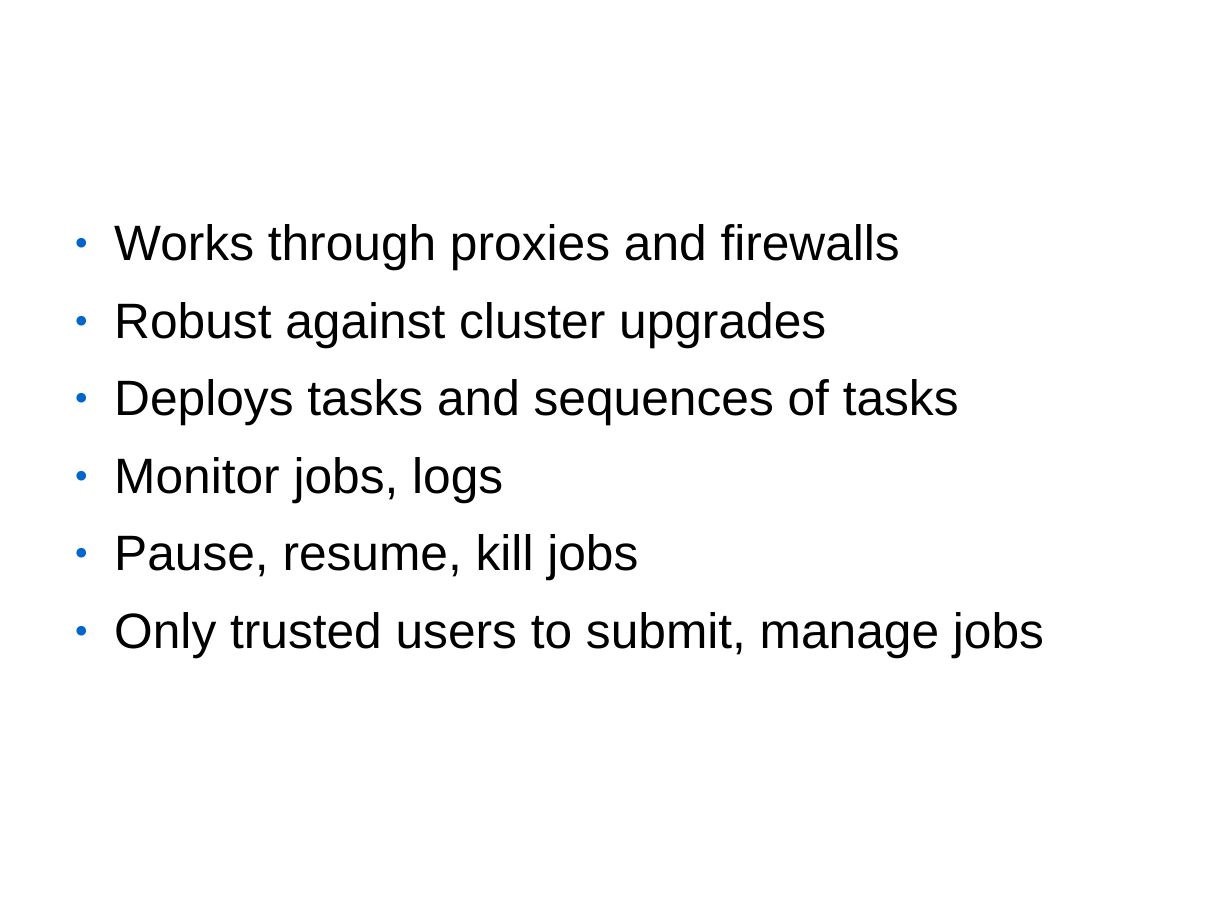
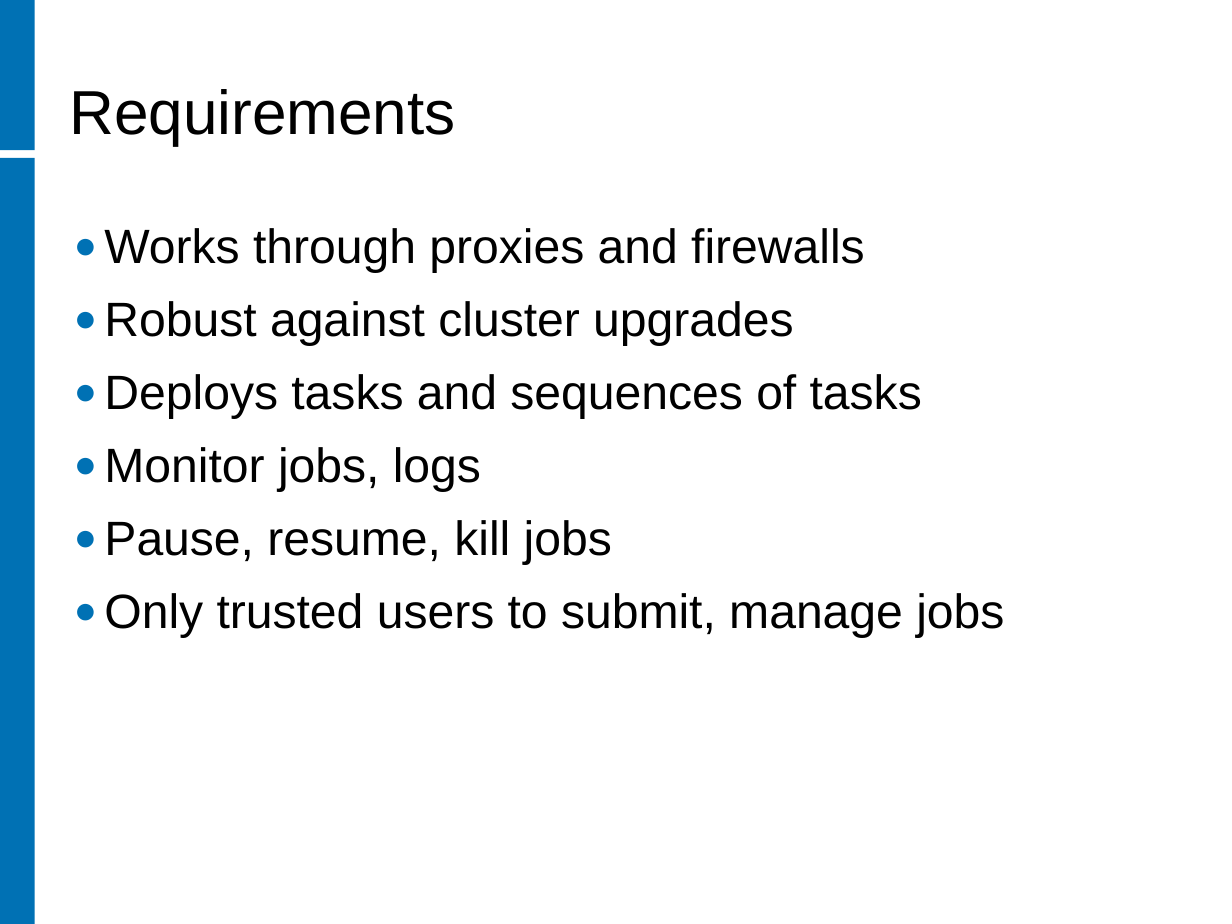
Before and after one commit to rhusar/smartfrog, a slide deck: slide 4 of core/components/hadoop/doc/workshop/mombasa.ppt. Drawn at 1232x924 pixels with LibreOffice and Linux fonts; fonts in the diff are those of the drawing; background and template pictures are left out. Boxes give left, top, right and bottom in pixels: in the first picture for what was removed or moved away, otherwise in the second. Text is boxed around its words. In the diff, an @@ line names an element or a change of style, - is before the commit and + after.

```diff
--- a/core/components/hadoop/doc/workshop/mombasa.ppt
+++ b/core/components/hadoop/doc/workshop/mombasa.ppt
@@ rectangle added at [0,0,35,150], fill #0071B4 @@
@@ title "Requirements" at [70,89,456,145]: size 44 to 40 pt, text colour #FFFFFF to #000000, bold off; alignment centre to left; line spacing 0.93 to 0.9; more space between paragraphs; vertical alignment middle to bottom @@
@@ rectangle added at [0,158,35,923], fill #0071B4 @@
@@ text "Works through proxies and firewalls" at [104,228,1004,638]: size 32 to 31 pt; indent changed; line spacing 0.93 to 0.9; bullet colour #0066CC to #0071B4 @@
```
Also in this commit, not shown: 8 other slides changed, 4 slides added, 2 slides removed, 2 other files.
